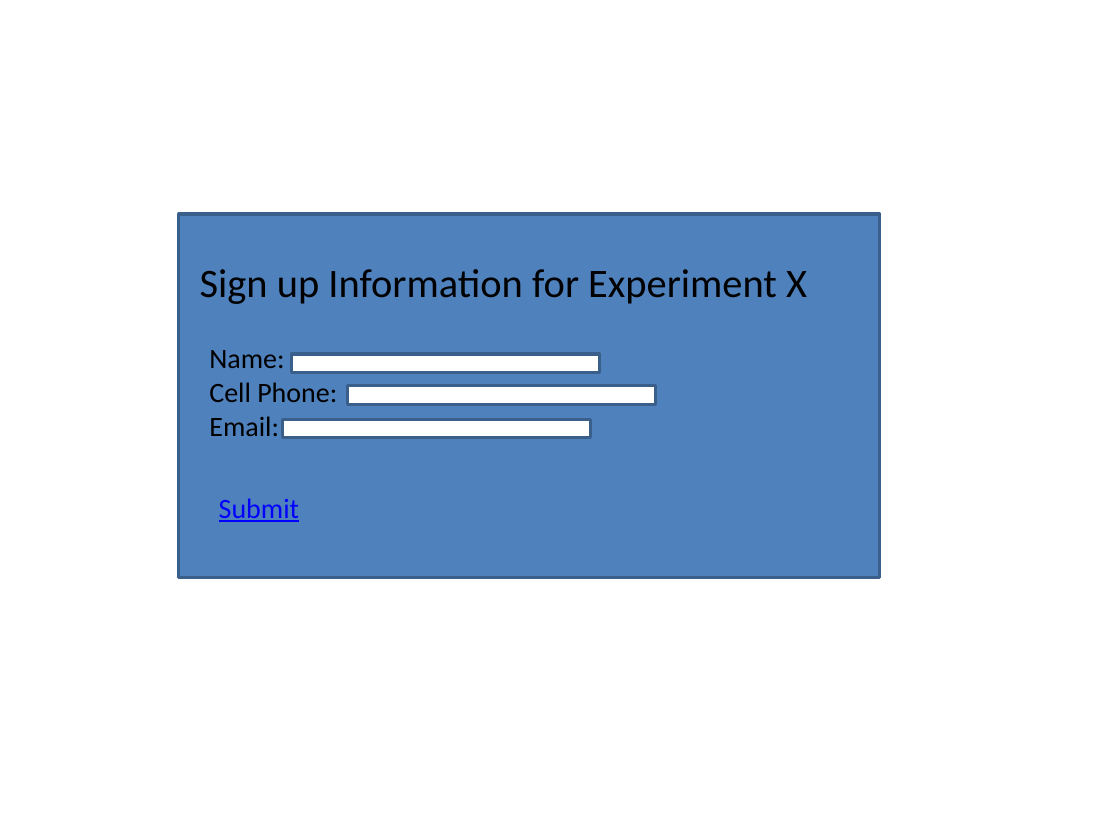
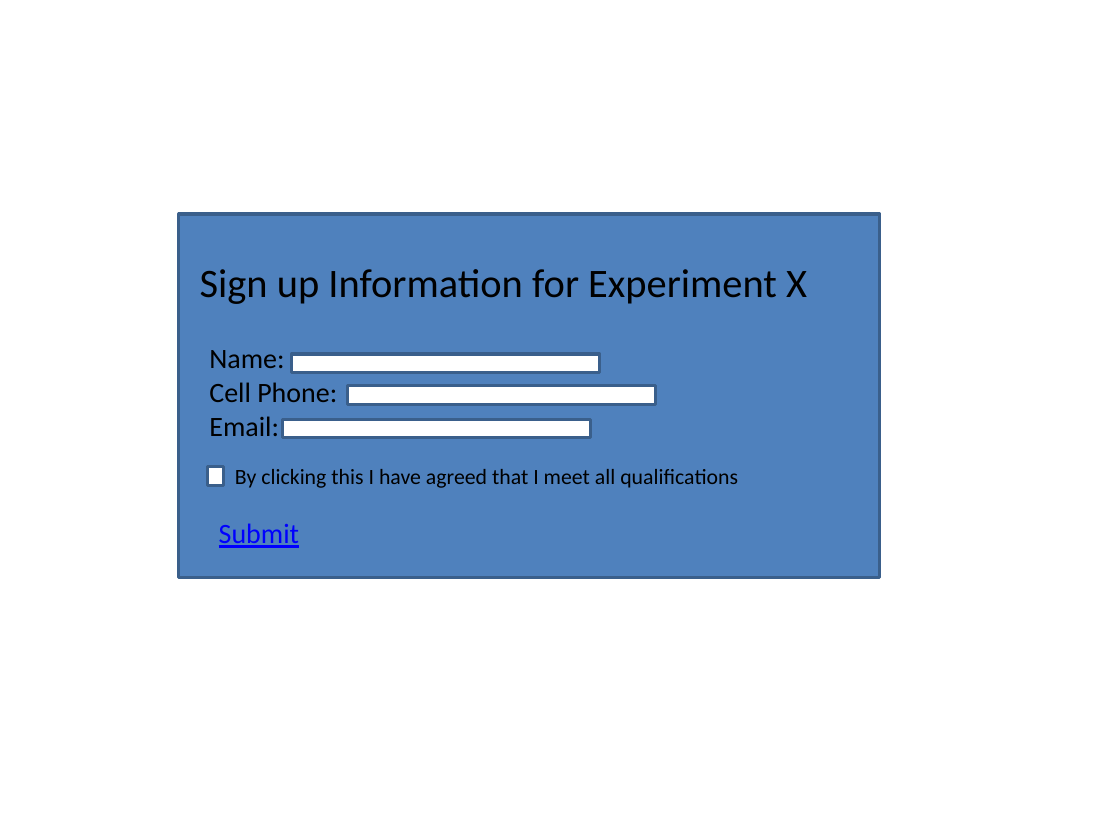
Before and after one commit to compuwizard123/participant-scheduling-system-docs, a slide deck: slide 3 of other/StoryBoardAllie.pptx. Drawn at 1120x840 pixels with LibreOffice and Linux fonts; fonts in the diff are those of the drawing. Boxes give left, top, right and bottom in pixels: in the first picture for what was removed or moved away, otherwise in the second. Text is boxed around its words. In the diff, an @@ line names an element or a change of style, - is before the commit and + after.

```diff
--- a/other/StoryBoardAllie.pptx
+++ b/other/StoryBoardAllie.pptx
@@ rectangle added at box(207, 467, 223, 486), fill #FFFFFF, outline #3A5F8C 2 pt @@
@@ text added at box(235, 469, 738, 488), 14 pt, text #000000 @@
+By clicking this I have agreed that I meet all qualifications
@@ text "Submit": place and size @@
-text "Submit" at box(219, 498, 299, 522)
+text "Submit" at box(219, 523, 299, 548)
```
Also in this commit, not shown: 2 other slides changed, 2 slides added.
